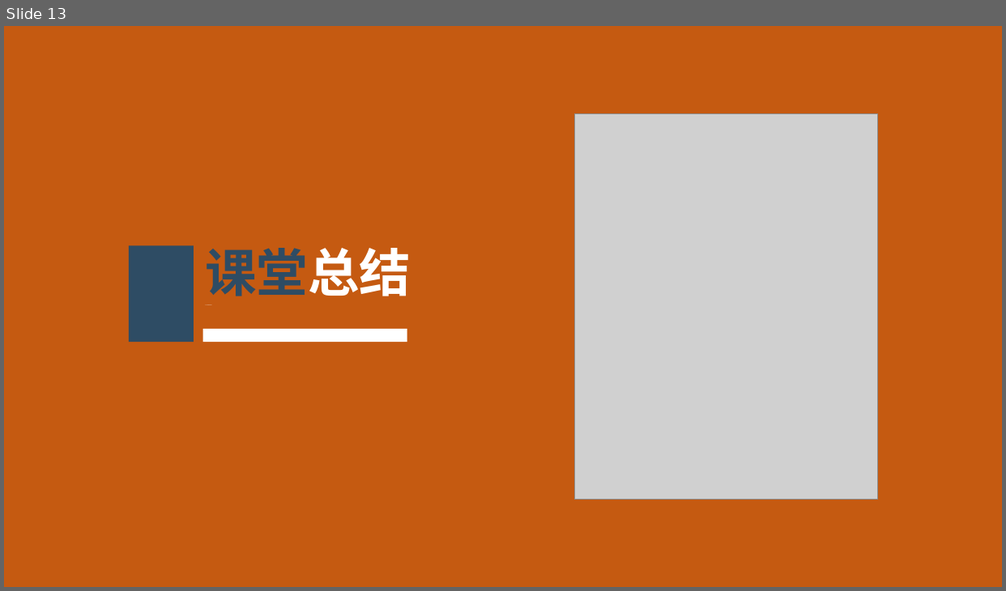
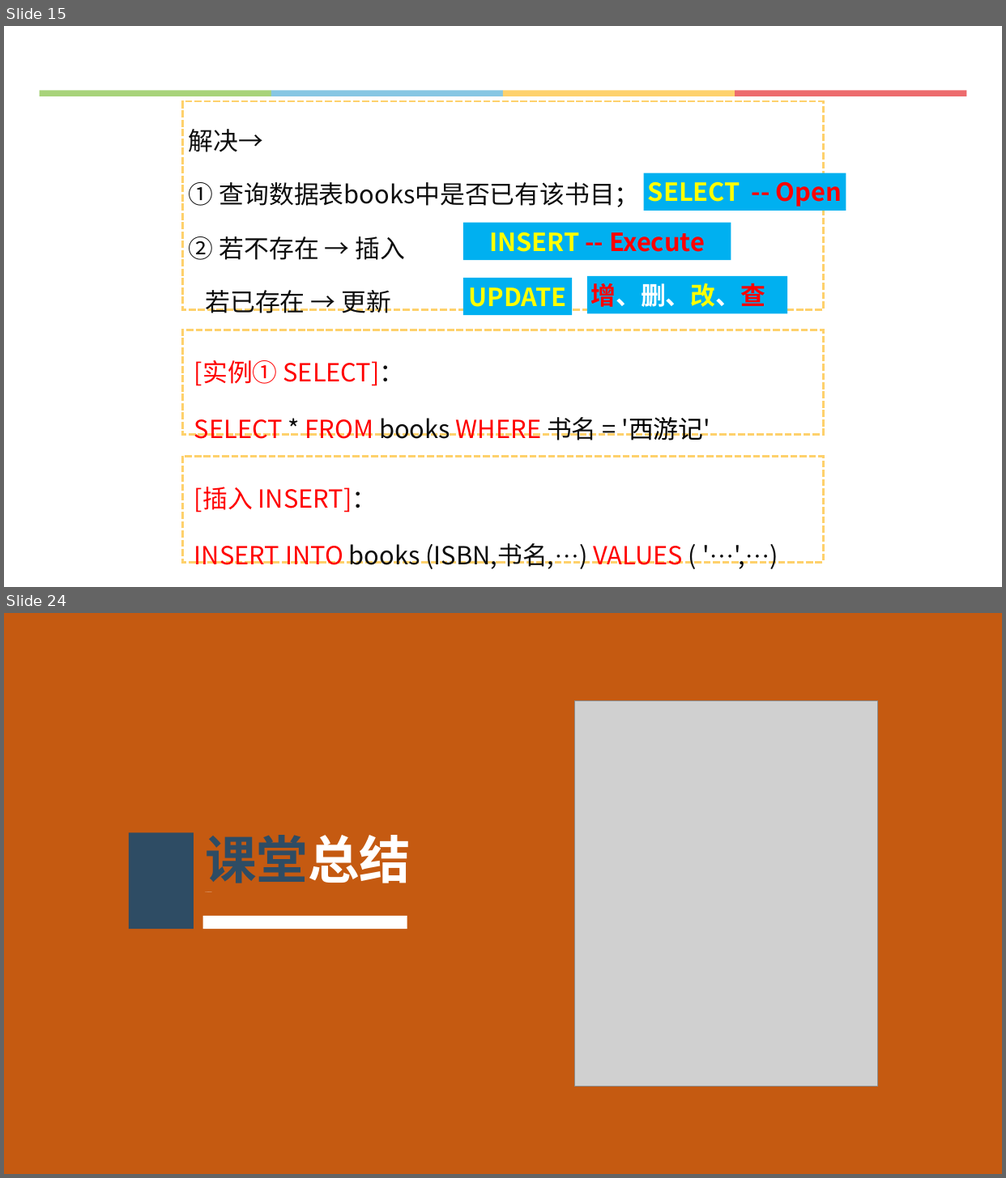
Before and after one commit to hongm32/2020design, a slide deck: 【第40课】信息系统的数据处理/【第40课】信息系统的数据处理.pptx. Shown one above the other, each under a label of ours: slide 13 before the commit, slides 15 and 24 after it; the slides between them are not shown. The pictures are 1006x591 and 1006x1178 pixels, drawn with LibreOffice and Linux fonts; fonts in the diff are those of the drawing; grey boxes stand for pictures. Boxes give left, top, right and bottom in pixels: in the first picture for what was removed or moved away, otherwise in the second. Text is boxed around its words. In the diff, an @@ line names an element or a change of style, - is before the commit and + after.

Commit message:
更新《【第42课】信息系统从无到有》相关资源

```diff
--- a/【第40课】信息系统的数据处理/【第40课】信息系统的数据处理.pptx
+++ b/【第40课】信息系统的数据处理/【第40课】信息系统的数据处理.pptx
@@ slide 15 added at (x1=4, y1=26, x2=1002, y2=587), background #FFFFFF @@
@@ group added at (x1=39, y1=90, x2=967, y2=96): 4 rectangles @@
@@ rectangle added at (x1=183, y1=101, x2=823, y2=310), outline #FED16C 2.25 pt dashed, 24 pt, text #0D0D0D @@
+解决→
+① 查询数据表books中是否已有该书目；
+② 若不存在 → 插入
+若已存在 → 更新
@@ rectangle added at (x1=644, y1=173, x2=846, y2=211), fill #00B0F0, 24 pt, text #FFFF00, bold @@
+SELECT -- Open
@@ rectangle added at (x1=463, y1=223, x2=731, y2=260), fill #00B0F0, 24 pt, text #FF0000, bold @@
+INSERT -- Execute
@@ rectangle added at (x1=463, y1=278, x2=572, y2=315), fill #00B0F0, 24 pt, text #FFFF00, bold @@
+UPDATE
@@ rectangle added at (x1=587, y1=276, x2=788, y2=314), fill #00B0F0, 24 pt, text #FFFFFF, bold @@
+增、删、改、查
@@ rectangle added at (x1=183, y1=330, x2=823, y2=435), outline #FED16C 2.25 pt dashed, 24 pt, text #FF0000 @@
+[实例① SELECT]：
+SELECT * FROM books WHERE 书名 = '西游记'
@@ rectangle added at (x1=183, y1=456, x2=823, y2=563), outline #FED16C 2.25 pt dashed, 24 pt, text #FF0000 @@
+[插入 INSERT]：
+INSERT INTO books (ISBN,书名,···) VALUES ( '···',···)
@@ what was slide 13 is now slide 24 @@
```
Also in this commit, not shown: 11 other slides added, 4 other files.
